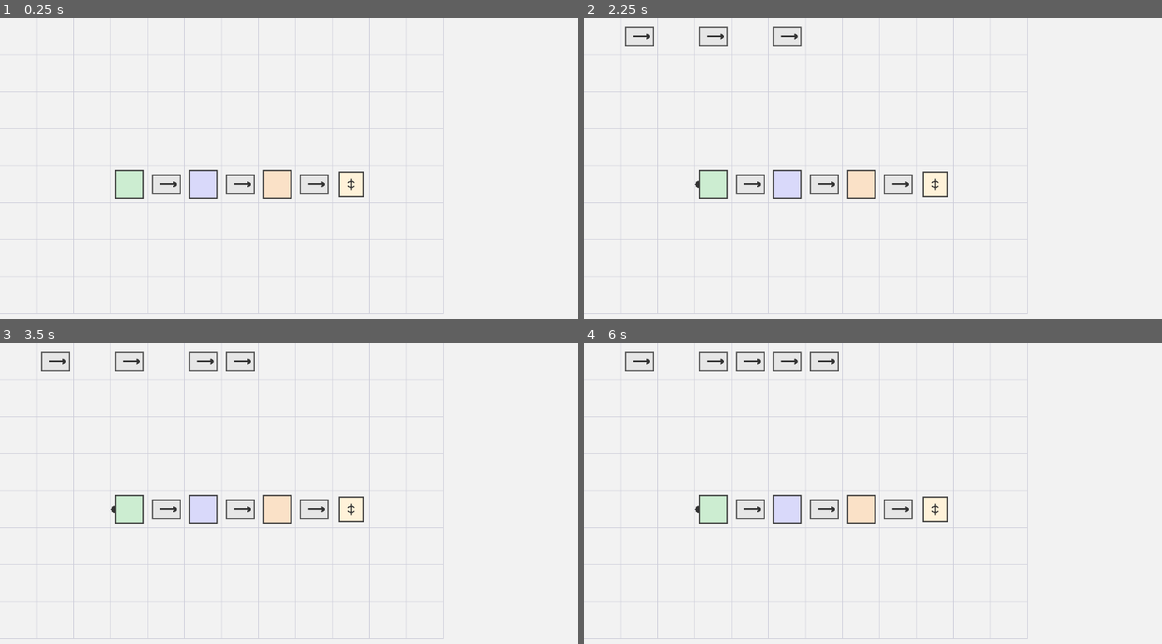
Above: before the commit, frames 1-4 (two rows, left to right).
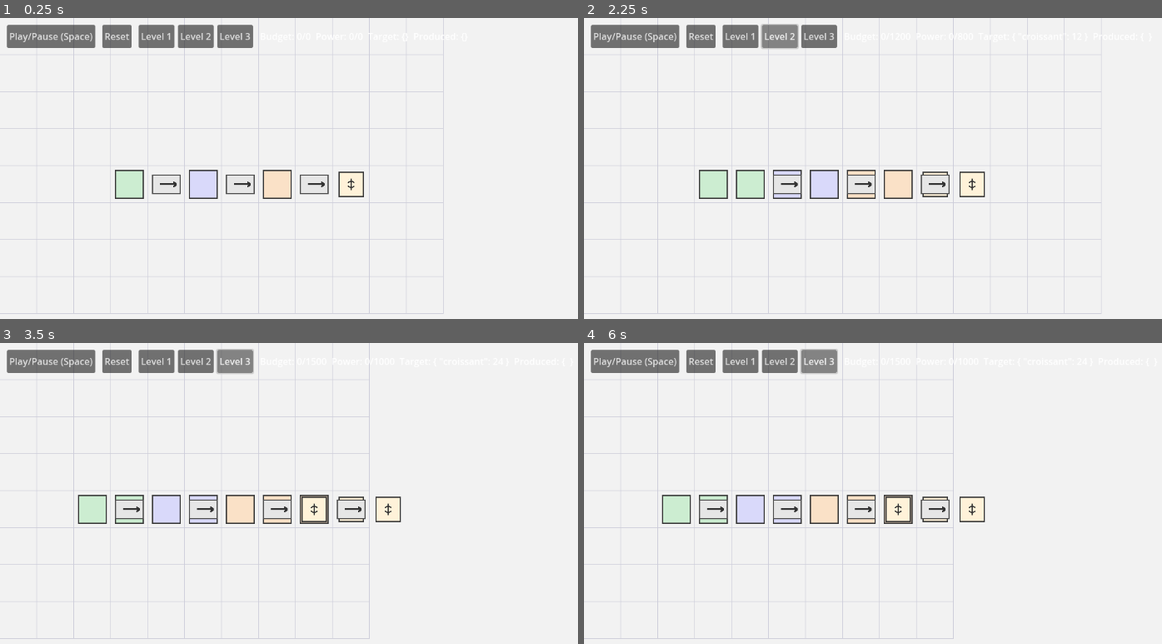
Above: after the commit, the same moments.

Repository: armanewy/cozy-factory
Game: Godot game, scene res://scenes/Main.tscn
Same seed, same stepped clock (60 frames per second), same inputs: the game is played once before the commit and once after it.
Inputs (mouse positions are in pixels of both pictures, inside the frame that each line leads up to):
- Up to frame 1 (0.25 s): no input
- Up to frame 2 (2.25 s): click (636, 36) at 0.5 s, where only the run after the commit has a clickable "Play/Pause (Space)"; click (699, 36) at 1.25 s, where only the run after the commit has a clickable "Reset"; click (780, 36) at 2 s, where only the run after the commit has a clickable "Level 2"
- Up to frame 3 (3.5 s): click (236, 361) at 2.75 s, where only the run after the commit has a clickable "Level 3"
- Up to frame 4 (6 s): click (740, 361) at 3.5 s, where only the run after the commit has a clickable "Level 1"; click (740, 361) at 4.25 s, where only the run after the commit has a clickable "Level 1"; click (780, 361) at 5 s, where only the run after the commit has a clickable "Level 2"; click (820, 361) at 5.75 s, where only the run after the commit has a clickable "Level 3"

The runs differ from the first frame. In frame 1, 3.0% of the frame differs, in the area x 1-77%, y 2-10%; in frame 2, 5.6%; in frame 3, 6.4%, in the area x 1-77%, y 0-99%; in frame 4, 6.4%.

Commit message:
feat(phase2): add minimal UI with play/pause/reset and level select; connect to loader and clock; add level reload/load functions; HUD shows budget/power/targets

Diff:
--- a/cozy-factory-puzzle/scenes/Main.tscn
+++ b/cozy-factory-puzzle/scenes/Main.tscn
@@ -1,7 +1,8 @@
-[gd_scene load_steps=3 format=3 uid="uid://c3aa83m1ib2k"]
+[gd_scene load_steps=4 format=3 uid="uid://c3aa83m1ib2k"]
 
 [ext_resource type="Script" path="res://scripts/sim_clock.gd" id="1"]
 [ext_resource type="Script" path="res://scripts/level_loader.gd" id="2"]
+[ext_resource type="PackedScene" path="res://scenes/UI.tscn" id="3"]
 
 [node name="Main" type="Node2D"]
 
@@ -11,4 +12,4 @@
 [node name="LevelLoader" type="Node" parent="."]
 script = ExtResource("2")
 
-[node name="UI" type="CanvasLayer" parent="."]
+[node name="UI" parent="." instance=ExtResource("3")]
--- /dev/null
+++ b/cozy-factory-puzzle/scenes/UI.tscn
@@ -0,0 +1,50 @@
+[gd_scene load_steps=2 format=3]
+
+[ext_resource type="Script" path="res://scripts/ui.gd" id="1"]
+
+[node name="UI" type="CanvasLayer"]
+script = ExtResource("1")
+
+[node name="HUD" type="Control" parent="."]
+layout_mode = 3
+anchors_preset = 0
+offset_left = 12.0
+offset_top = 12.0
+offset_right = 812.0
+offset_bottom = 200.0
+
+[node name="TopBar" type="HBoxContainer" parent="HUD"]
+offset_left = 0.0
+offset_top = 0.0
+offset_right = 800.0
+offset_bottom = 40.0
+theme_override_constants/separation = 12
+
+[node name="BtnPlayPause" type="Button" parent="HUD/TopBar"]
+text = "Play/Pause (Space)"
+
+[node name="BtnReset" type="Button" parent="HUD/TopBar"]
+text = "Reset"
+
+[node name="Levels" type="HBoxContainer" parent="HUD/TopBar"]
+theme_override_constants/separation = 6
+
+[node name="L1" type="Button" parent="HUD/TopBar/Levels"]
+text = "Level 1"
+
+[node name="L2" type="Button" parent="HUD/TopBar/Levels"]
+text = "Level 2"
+
+[node name="L3" type="Button" parent="HUD/TopBar/Levels"]
+text = "Level 3"
+
+[node name="Info" type="Label" parent="HUD/TopBar"]
+text = "Budget: 0/0  Power: 0/0  Target: {}  Produced: {}"
+
+[node name="Win" type="Label" parent="HUD"]
+offset_left = 0.0
+offset_top = 50.0
+offset_right = 600.0
+offset_bottom = 90.0
+theme_override_colors/font_color = Color(0.1, 0.5, 0.1, 1)
+text = ""
--- a/cozy-factory-puzzle/scripts/level_loader.gd
+++ b/cozy-factory-puzzle/scripts/level_loader.gd
@@ -7,6 +7,7 @@
 var game_state: Node = null
 var _grid_cols: int = 12
 var _grid_rows: int = 8
+var _current_level: Node = null
 
 func _ready() -> void:
 	# Load first level by default
@@ -18,12 +19,23 @@
 	# Avoid adding children while the parent is still initializing
 	get_parent().add_child.call_deferred(level)
 	await get_tree().process_frame
+	_current_level = level
 	grid = level.get_node("Grid")
 	io_bus = level.get_node("IoBus")
 	game_state = level.get_node("GameState")
 	if grid.has_method("set_io_bus"):
 		grid.call("set_io_bus", io_bus)
 	_load_level(level_path)
+
+func load_level_path(level_path: String) -> void:
+	if _current_level:
+		_current_level.queue_free()
+		await get_tree().process_frame
+	_ensure_level_loaded(level_path)
+
+func reload_current() -> void:
+	# For now, reload level_001; can track path later
+	load_level_path("res://content/levels/level_001.json")
 
 func _load_level(level_path: String) -> void:
 	var f := FileAccess.open(level_path, FileAccess.READ)
--- /dev/null
+++ b/cozy-factory-puzzle/scripts/ui.gd
@@ -0,0 +1,72 @@
+extends CanvasLayer
+
+var main: Node = null
+var level_loader: Node = null
+var sim_clock: Node = null
+var game_state: Node = null
+
+func _ready() -> void:
+    main = get_parent()
+    level_loader = main.get_node("LevelLoader")
+    sim_clock = main.get_node("SimClock")
+    _wire_buttons()
+    _refresh_info()
+
+func _wire_buttons() -> void:
+    var btn_pp: Button = $HUD/TopBar/BtnPlayPause
+    var btn_reset: Button = $HUD/TopBar/BtnReset
+    btn_pp.pressed.connect(_on_play_pause)
+    btn_reset.pressed.connect(_on_reset)
+    $HUD/TopBar/Levels/L1.pressed.connect(func(): _load_level("res://content/levels/level_001.json"))
+    $HUD/TopBar/Levels/L2.pressed.connect(func(): _load_level("res://content/levels/level_002.json"))
+    $HUD/TopBar/Levels/L3.pressed.connect(func(): _load_level("res://content/levels/level_003.json"))
+    set_process_unhandled_input(true)
+
+func _unhandled_input(event: InputEvent) -> void:
+    if event is InputEventKey and event.pressed and not event.echo and event.keycode == KEY_SPACE:
+        _on_play_pause()
+
+func _on_play_pause() -> void:
+    if sim_clock == null: return
+    var running: bool = sim_clock.get("_running")
+    if running:
+        sim_clock.call("pause_clock")
+    else:
+        sim_clock.call("start")
+
+func _on_reset() -> void:
+    # Reload current level path tracked by loader
+    if level_loader and level_loader.has_method("reload_current"):
+        level_loader.call("reload_current")
+
+func _load_level(path: String) -> void:
+    if level_loader and level_loader.has_method("load_level_path"):
+        level_loader.call("load_level_path", path)
+    _refresh_info()
+
+func set_game_state(gs: Node) -> void:
+    if gs == null: return
+    game_state = gs
+    if gs.has_signal("level_passed"):
+        gs.level_passed.connect(_on_level_passed)
+    _refresh_info()
+
+func _on_level_passed() -> void:
+    $HUD/Win.text = "Level Passed!"
+    if sim_clock:
+        sim_clock.call("pause_clock")
+
+func _refresh_info() -> void:
+    if game_state == null:
+        var level: Node = _find_level()
+        if level:
+            set_game_state(level.get_node("GameState"))
+    if game_state == null: return
+    var info: String = "Budget: %d/%d  Power: %d/%d  Target: %s  Produced: %s" % [game_state.spent, game_state.budget, game_state.power_used, game_state.power_limit, str(game_state.target), str(game_state.produced)]
+    $HUD/TopBar/Info.text = info
+
+func _find_level() -> Node:
+    for n in get_tree().get_nodes_in_group("root"):
+        pass
+    # fallback: look under Main
+    return get_parent().get_node_or_null("Level")
